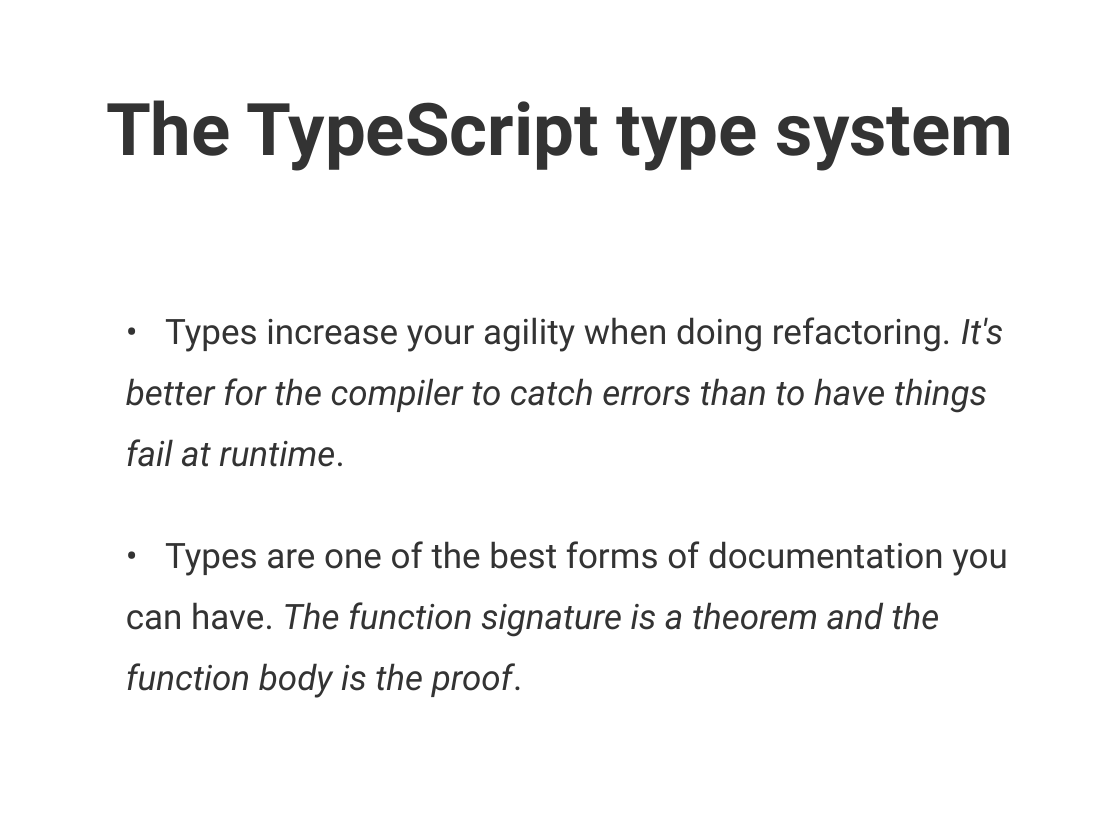
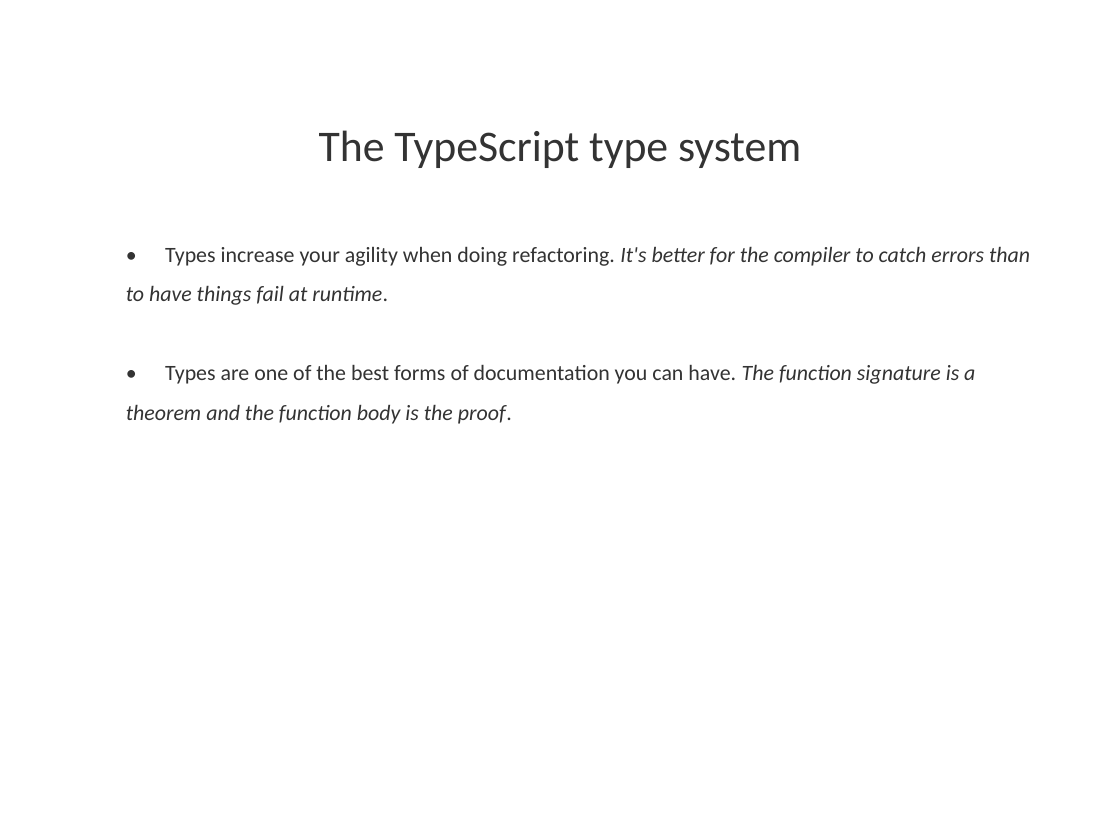
Before and after one commit to hogeschool/Development-5, a slide deck: slide 11 of Lectures/Lecture5/lesson5.pptx (slide 6 before the commit). Drawn at 1120x840 pixels with LibreOffice and Linux fonts; fonts in the diff are those of the drawing. Boxes give left, top, right and bottom in pixels: in the first picture for what was removed or moved away, otherwise in the second. Text is boxed around its words. In the diff, an @@ line names an element or a change of style, - is before the commit and + after.

```diff
--- a/Lectures/Lecture5/lesson5.pptx
+++ b/Lectures/Lecture5/lesson5.pptx
@@ title "The TypeScript type system" at box(319, 130, 801, 168): size 66.4 to 40 pt, font Roboto to Calibri, bold off @@
@@ text "• Types increase your agility ..." at box(126, 246, 1030, 424): size 32 to 20 pt, font Roboto to Calibri; line spacing 56pt to 1.5; vertical alignment middle to top @@
```
Also in this commit, not shown: 8 other slides changed, 6 slides added, 1 slide removed.
